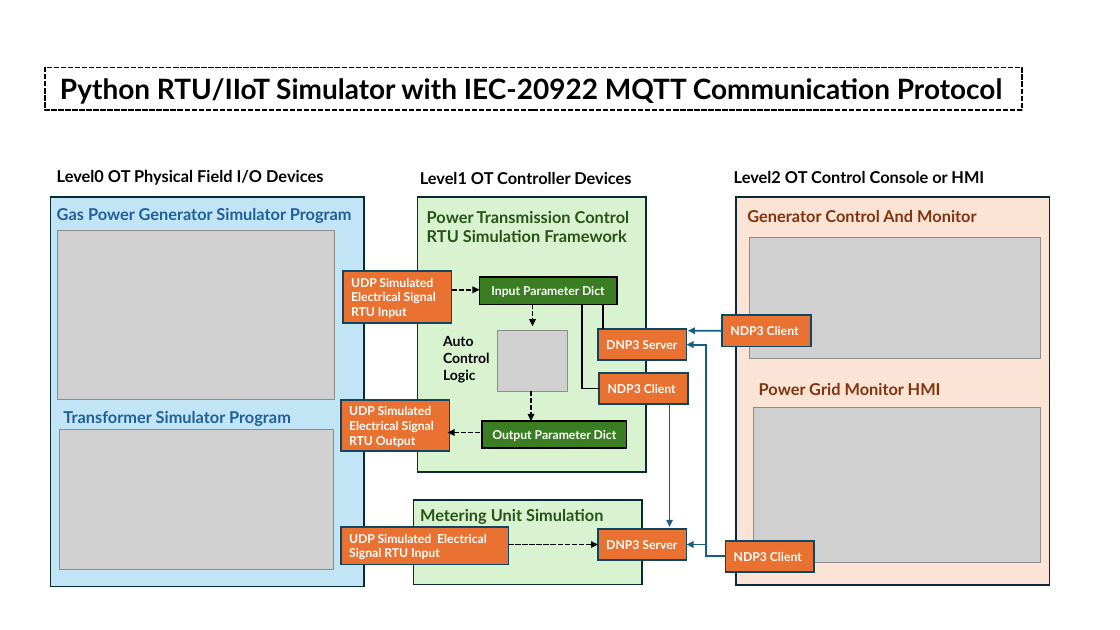
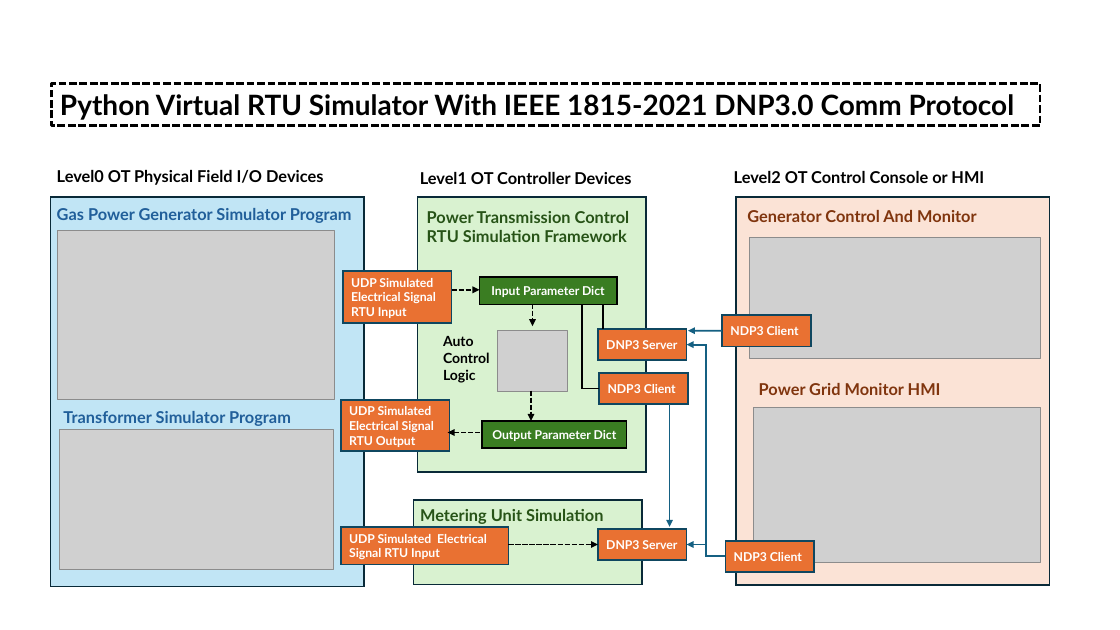
Before and after one commit to LiuYuancheng/PLC_and_RTU_Simulator, a slide deck: slide 1 of DNP3_PLC_Simulator/doc/img/designDoc.pptx (slide 2 before the commit). Drawn at 1120x630 pixels with LibreOffice and Linux fonts; fonts in the diff are those of the drawing; grey boxes stand for pictures. Boxes give left, top, right and bottom in pixels: in the first picture for what was removed or moved away, otherwise in the second. Text is boxed around its words. In the diff, an @@ line names an element or a change of style, - is before the commit and + after.

```diff
--- a/DNP3_PLC_Simulator/doc/img/designDoc.pptx
+++ b/DNP3_PLC_Simulator/doc/img/designDoc.pptx
@@ rectangle "Python Virtual RTU Simulator With ...": place and size @@
-rectangle "Python Virtual RTU Simulator With ..." at (45,67,1023,109)
+rectangle "Python Virtual RTU Simulator With ..." at (52,83,1041,125)
@@ rectangle "Python Virtual RTU Simulator With ..." at (52,83,1041,125): outline #000000 1.5 pt dashed to #000000 2.25 pt dashed @@
@@ text in rectangle at (60,94,1015,120): text changed @@
-Python RTU/IIoT Simulator with IEC-20922 MQTT Communication Protocol
+Python Virtual RTU Simulator With IEEE 1815-2021 DNP3.0 Comm Protocol
```
Also in this commit, not shown: 1 slide added, 1 slide removed, 2 other files.
